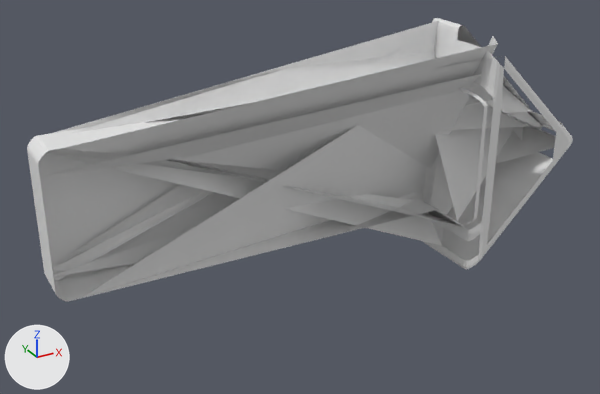
Before and after pictures for a commit that changed the glTF model assets/pijl-rechts/pijl-rechts.gltf.
The view is the same before and after, from a 50 mm lens placed at (-0.436, -0.72, 0.573), pointed at (-0.027, 0.022, 0.202). Arrows for +X, +Y and +Z are at lower left; the lights stay in place. Materials are left out; every surface is plain grey. Vertices at the same position are counted once.
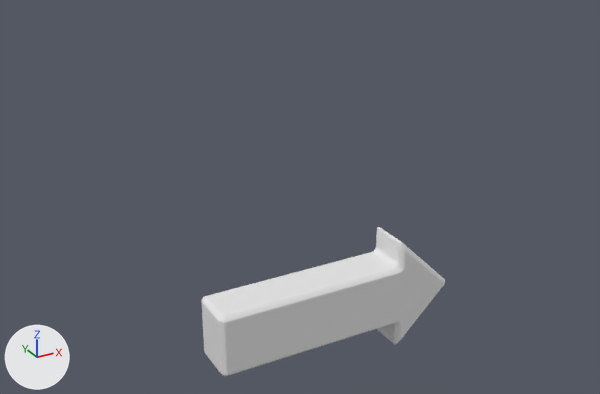
Diff of the bpy script that builds the scene:
```diff
--- a/assets/pijl-rechts/pijl-rechts.gltf.py
+++ b/assets/pijl-rechts/pijl-rechts.gltf.py
@@ me_mesh_0 @@
 # used by ob_mesh_0; location = (0.0, 0.0, 0.0301); rotation_euler = (-1.571, 0.0, 0.0), in degrees (-90, 0, 0); scale = (2.04, 2.04, 2.04)
-me_mesh_0.from_pydata(...)  # 458 vertices, 965 faces; spans x -171397678735415452714450835933052796928.0..0.0, y 0.0..171397678735415452714450835933052796928.0, z -171397678735415452714450835933052796928.0..0.0
+me_mesh_0.from_pydata(...)  # 581 vertices, 1158 faces; spans x 0.0, y 0.0, z 0.0
+# me_mesh_0 part 1: 124 vertices added at x 0.0, y 0.0, z 0.0
@@ ob_mesh_0 @@
 ob_mesh_0 = bpy.data.objects.new('Mesh_0', me_mesh_0)
-ob_mesh_0.location = (0.0, 0.0, 0.0301)
+ob_mesh_0.location = (0.0, 0.0, -0.0301)
 ob_mesh_0.rotation_euler = (-1.571, 0.0, 0.0)  # degrees (-90, 0, 0)
-ob_mesh_0.scale = (2.04, 2.04, 2.04)
```

What differs and where, as boxes (x1, y1, x2, y2) in the pictures (600 x 394 px):
'Mesh_0', reshaped, moved, rescaled (55% narrower, 47% shorter)
    before: (27, 18, 573, 302)
    after: (201, 227, 445, 376)
part 1 of me_mesh_0, added
    after: (201, 227, 387, 362)
